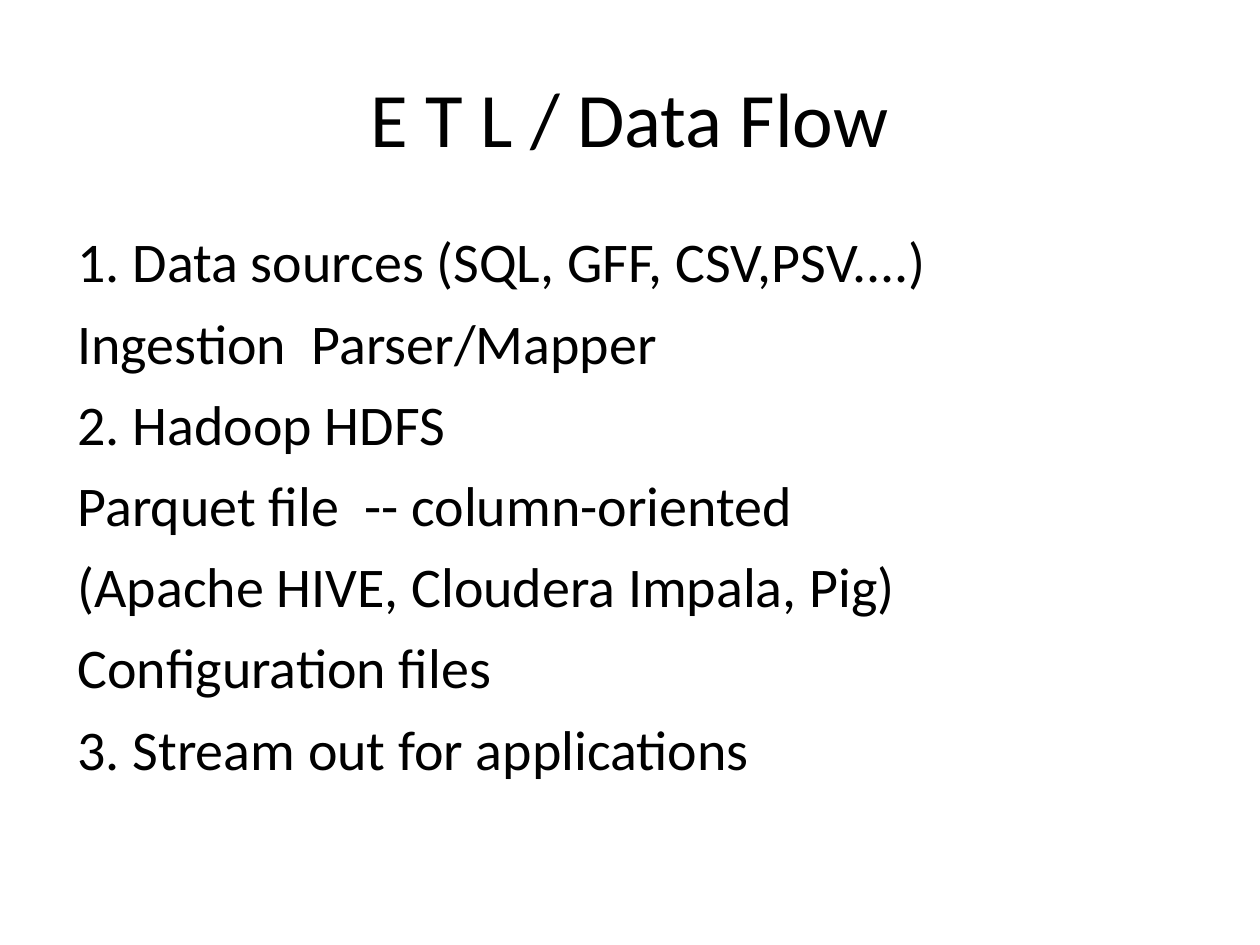
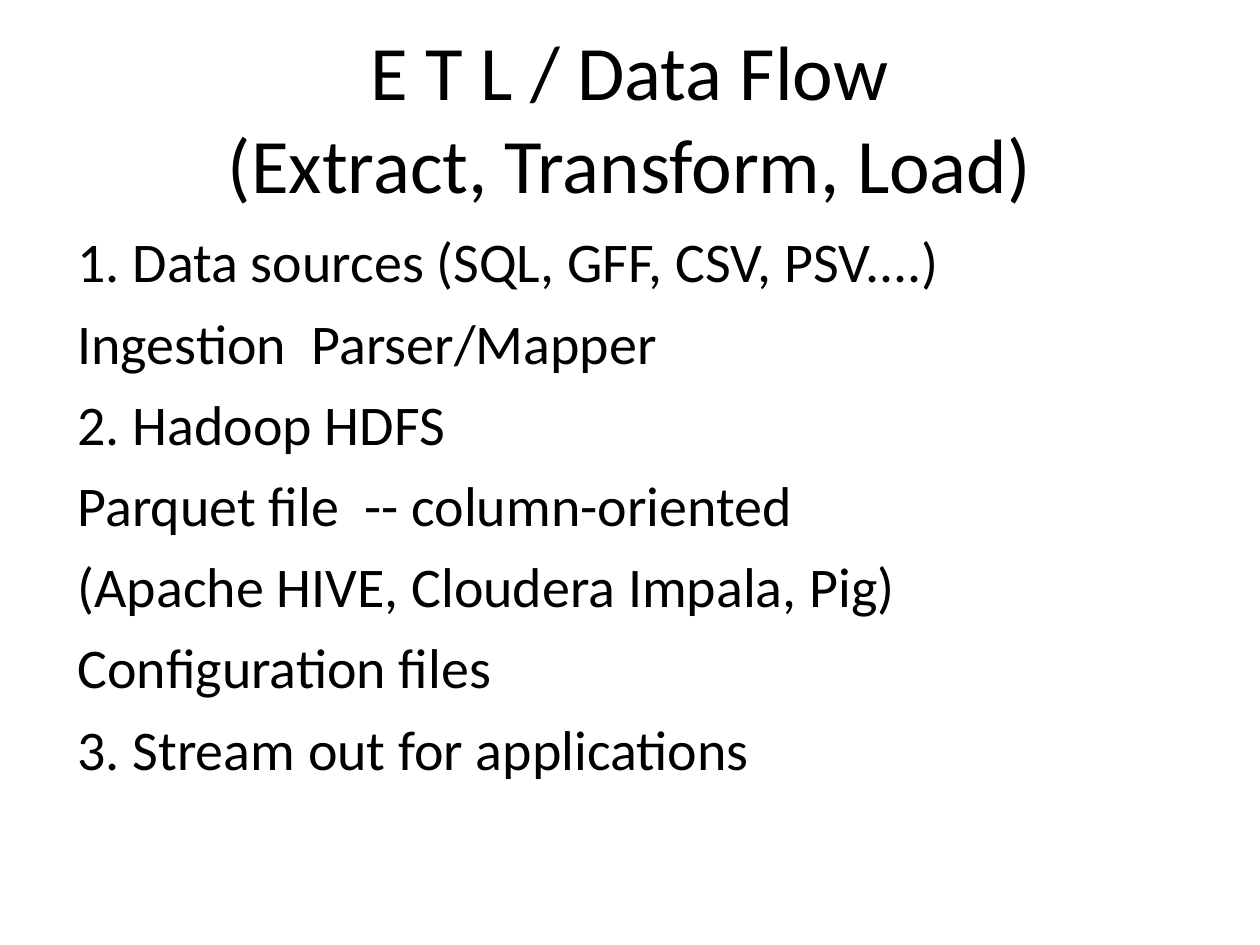
Before and after one commit to robin3795/Data, a slide deck: slide 6 of BigDataETL.ppt (slide 5 before the commit). Drawn at 1260x945 pixels with LibreOffice and Linux fonts; fonts in the diff are those of the drawing. Boxes give left, top, right and bottom in pixels: in the first picture for what was removed or moved away, otherwise in the second. Text is boxed around its words. In the diff, an @@ line names an element or a change of style, - is before the commit and + after.

```diff
--- a/BigDataETL.ppt
+++ b/BigDataETL.ppt
@@ title at (228, 46, 1031, 204): text changed @@
-E T L / Data Flow
+E T L / Data Flow
+(Extract, Transform, Load)
@@ text at (78, 241, 939, 290): spaces changed @@
-1. Data sources (SQL, GFF, CSV,PSV....)
+1. Data sources (SQL, GFF, CSV, PSV....)
```
Also in this commit, not shown: 8 other slides changed, 1 slide added, 1 slide removed, 1 other file.
